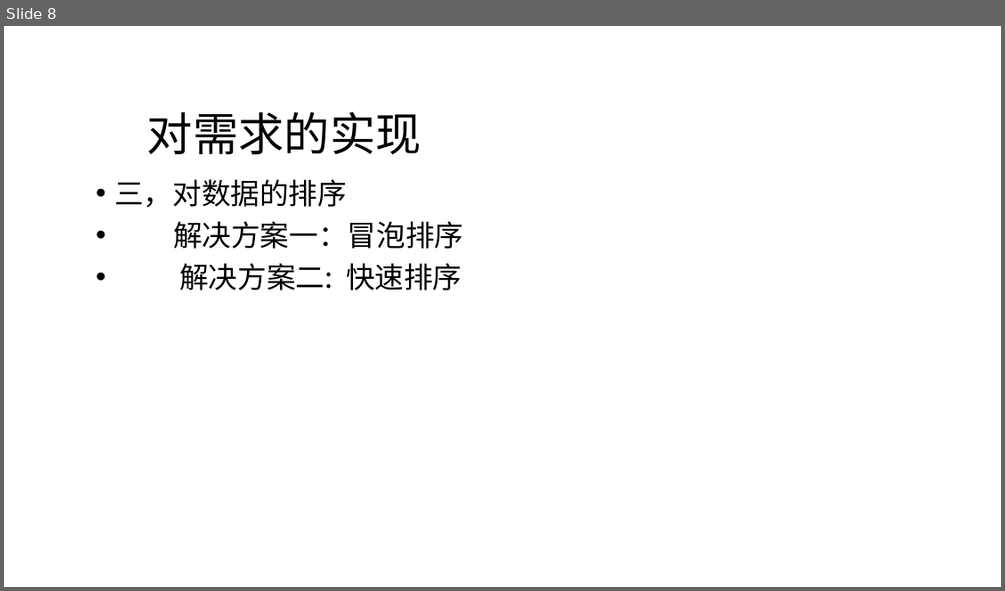
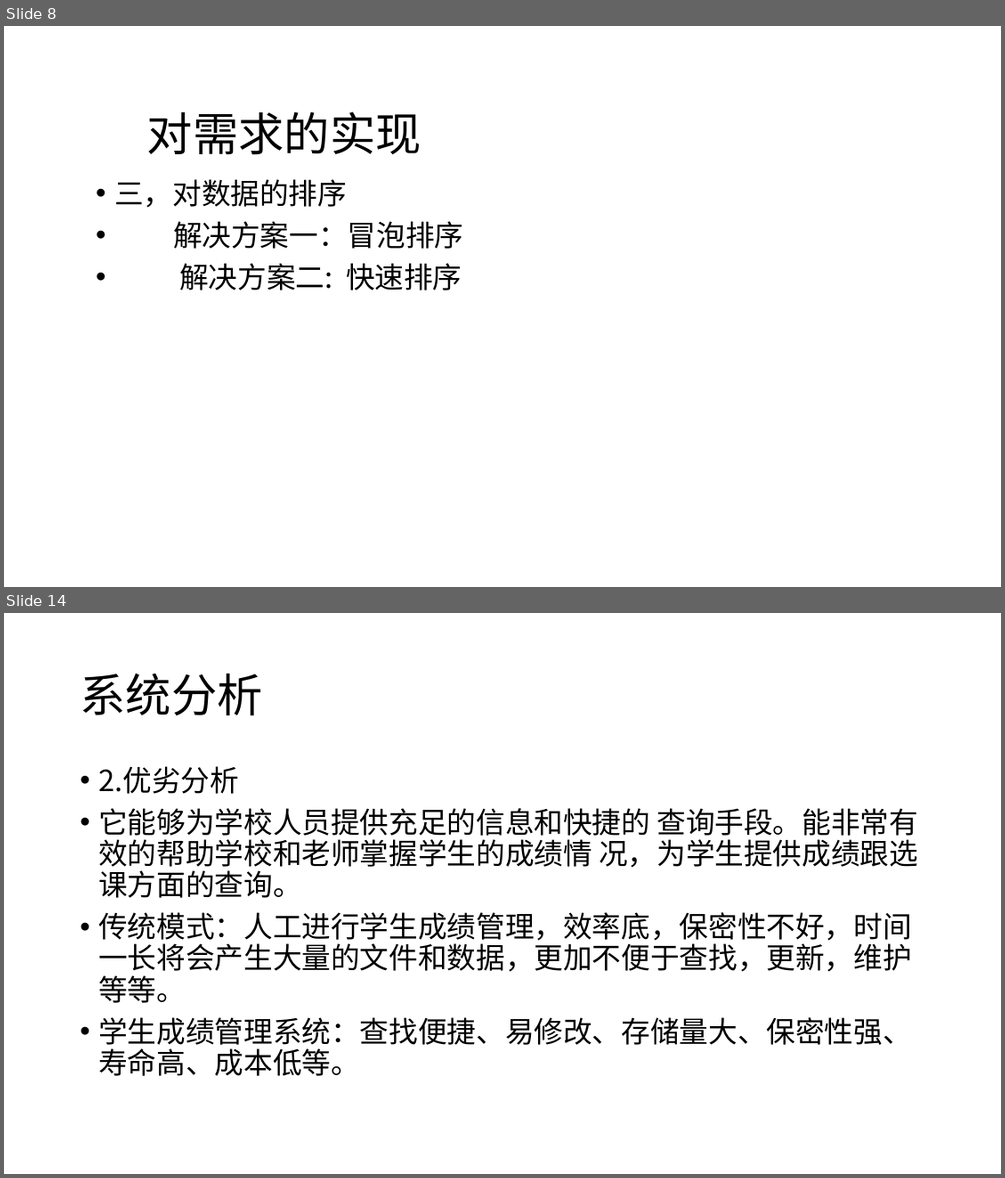
Before and after one commit to moriartyscat/--git, a slide deck: C语言期末作业.pptx. Shown one above the other, each under a label of ours: slide 8 before the commit, slides 8 and 14 after it; the slides between them are not shown. The pictures are 1005x591 and 1005x1178 pixels, drawn with LibreOffice and Linux fonts; fonts in the diff are those of the drawing; background and template pictures are left out. Boxes give left, top, right and bottom in pixels: in the first picture for what was removed or moved away, otherwise in the second. Text is boxed around its words. In the diff, an @@ line names an element or a change of style, - is before the commit and + after.

```diff
--- a/C语言期末作业.pptx
+++ b/C语言期末作业.pptx
@@ slide 14 added at (4, 613, 1001, 1174), background picture (left out) @@
@@ title added at (80, 674, 262, 715), 44 pt, text #000000 @@
+系统分析
@@ text added at (98, 766, 918, 1076), 28 pt, text #000000 @@
+• 2.优劣分析
+• 它能够为学校人员提供充足的信息和快捷的 查询手段。能非常有效的帮助学校和老师掌握学生的成绩情 况，为学生提供成绩跟选课方面的查询。
+• 传统模式：人工进行学生成绩管理，效率底，保密性不好，时间一长将会产生大量的文件和数据，更加不便于查找，更新，维护等等。
+• 学生成绩管理系统：查找便捷、易修改、存储量大、保密性强、寿命高、成本低等。
```
Also in this commit, not shown: 1 slide changed, 9 other slides added, 3 slides removed.
